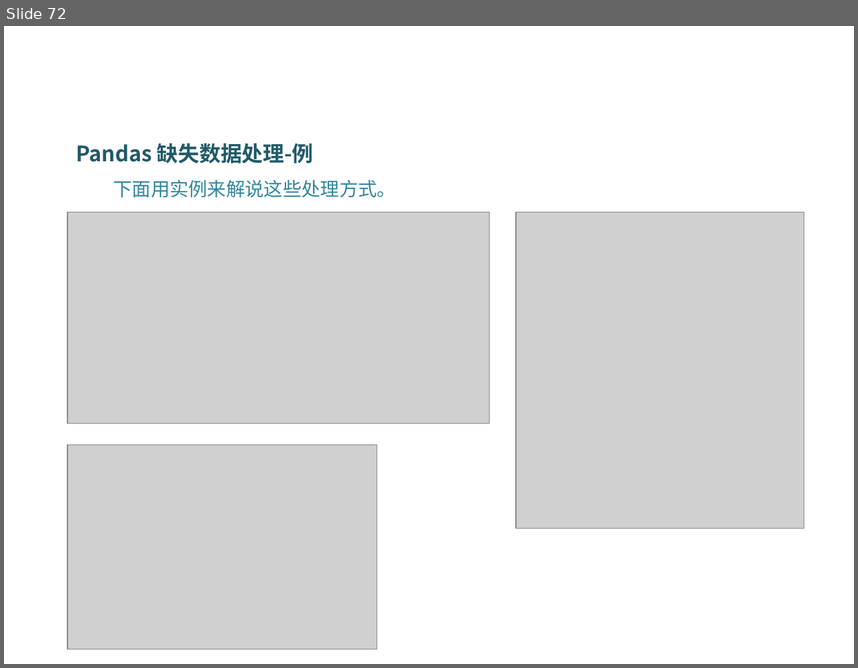
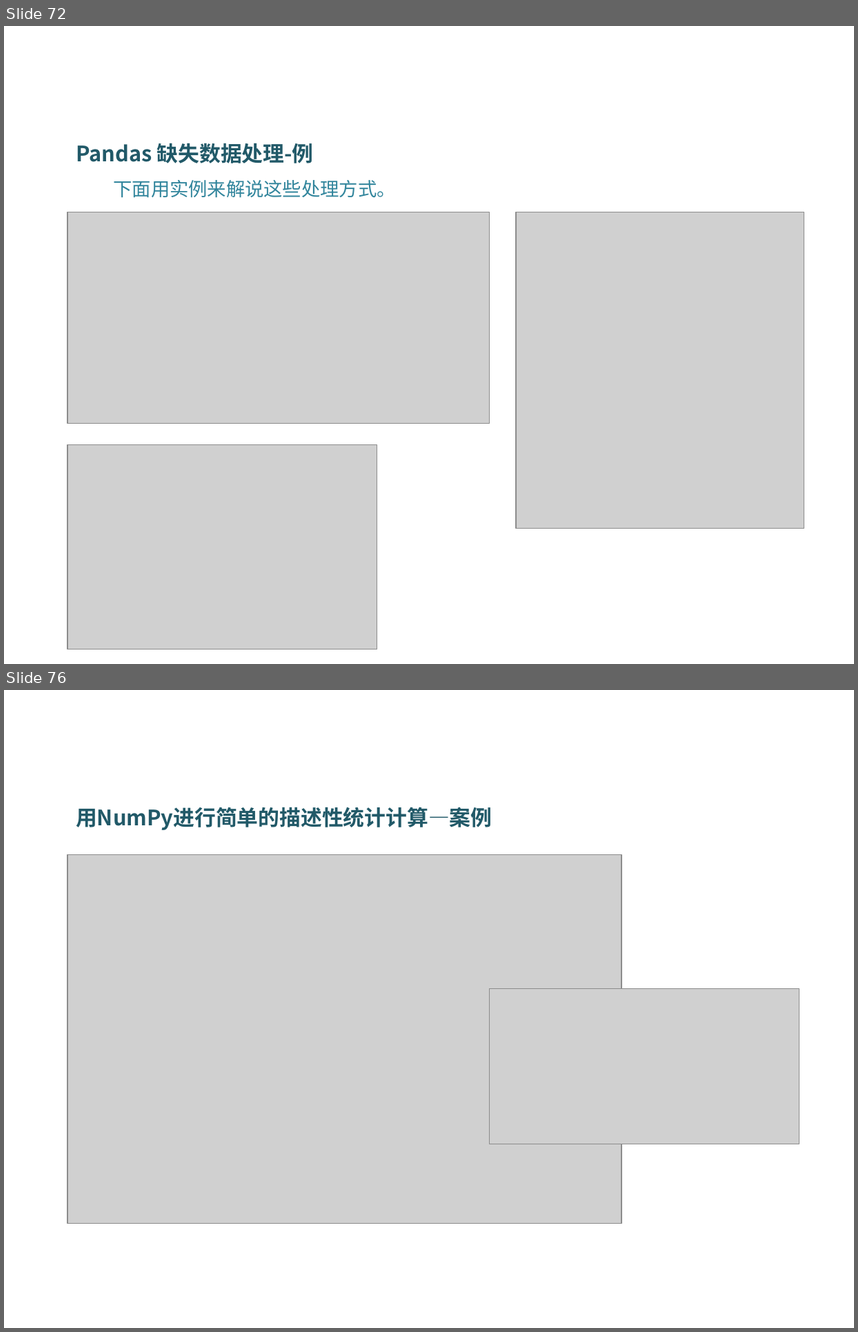
Before and after one commit to DataScienceCoding/Python-Data-Analysis, a slide deck: Python-Data-Analysis.pptx. Shown one above the other, each under a label of ours: slide 72 before the commit, slides 72 and 76 after it; the slides between them are not shown. The pictures are 858x668 and 858x1332 pixels, drawn with LibreOffice and Linux fonts; fonts in the diff are those of the drawing; grey boxes stand for pictures; background and template pictures are left out. Boxes give left, top, right and bottom in pixels: in the first picture for what was removed or moved away, otherwise in the second. Text is boxed around its words. In the diff, an @@ line names an element or a change of style, - is before the commit and + after.

```diff
--- a/Python-Data-Analysis.pptx
+++ b/Python-Data-Analysis.pptx
@@ slide 76 added at <box>4,690,854,1328</box>, background picture (left out) @@
@@ text added at <box>76,807,492,830</box>, 18 pt, text #215968, bold @@
+用NumPy进行简单的描述性统计计算—案例
@@ picture added at <box>67,855,622,1223</box> @@
@@ picture added at <box>489,988,800,1143</box> @@
```
Also in this commit, not shown: 25 other slides added, 6 other files.
